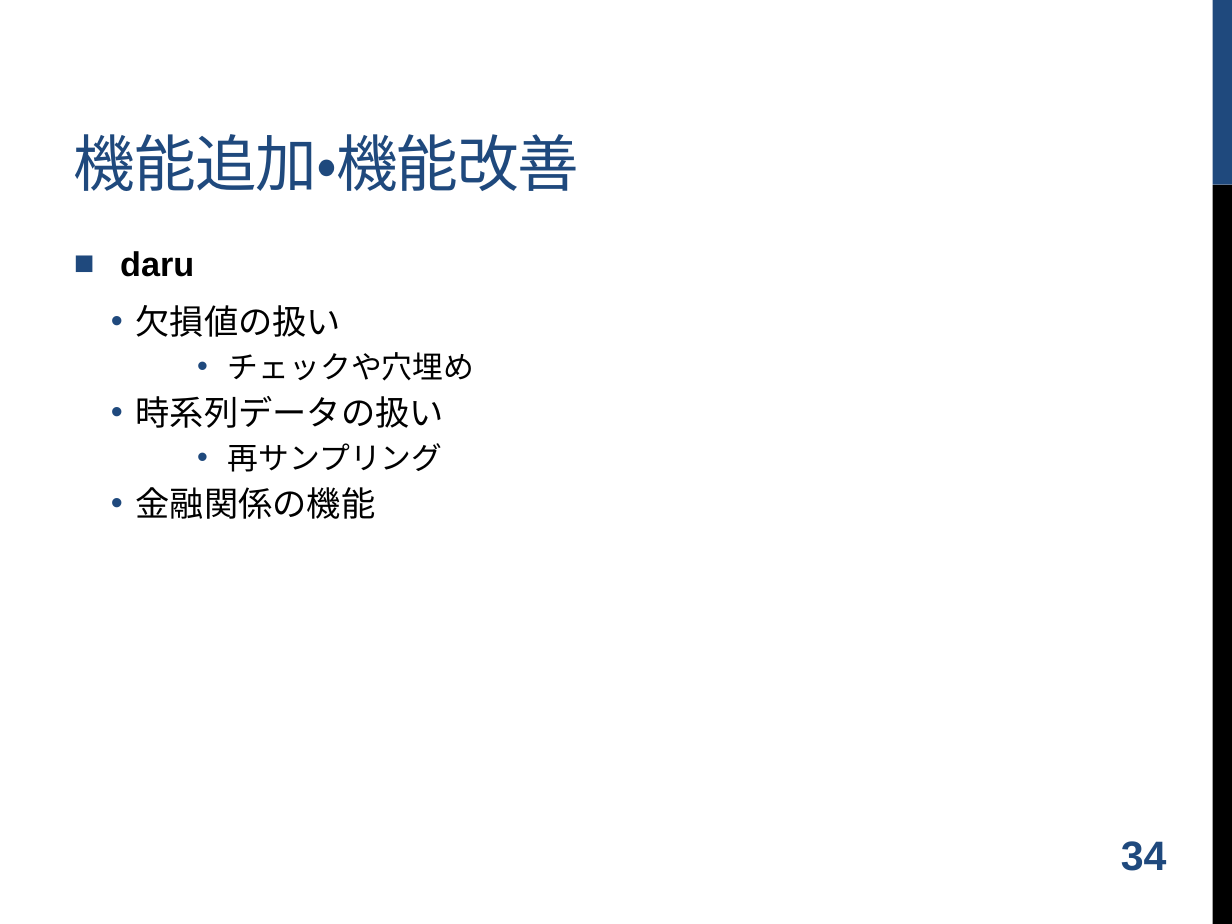
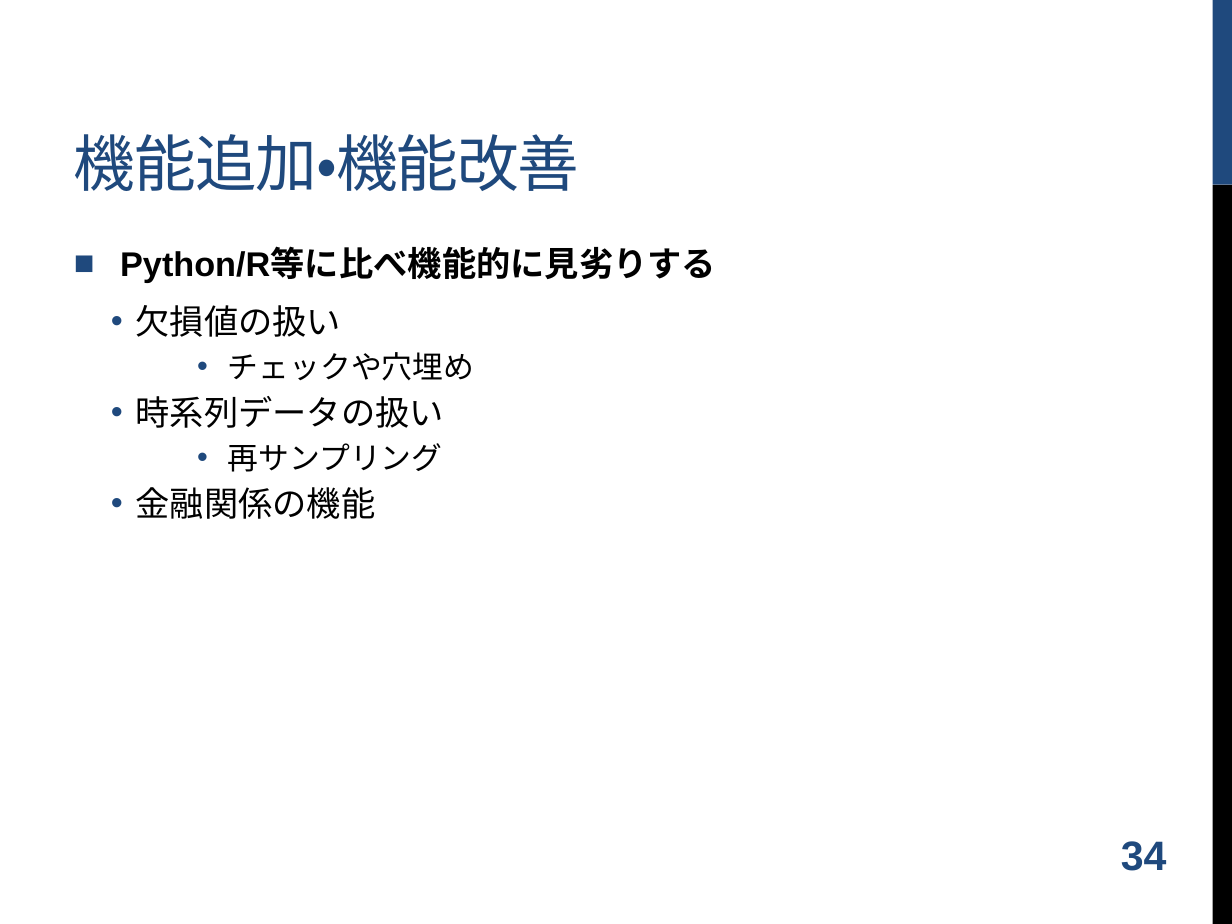
Before and after one commit to shugo/DCW2016, a slide deck: slide 35 of ruby_data_analysis.pptx. Drawn at 1232x924 pixels with LibreOffice and Linux fonts; fonts in the diff are those of the drawing; background and template pictures are left out. Boxes give left, top, right and bottom in pixels: in the first picture for what was removed or moved away, otherwise in the second. Text is boxed around its words. In the diff, an @@ line names an element or a change of style, - is before the commit and + after.

```diff
--- a/ruby_data_analysis.pptx
+++ b/ruby_data_analysis.pptx
@@ text at (120, 249, 716, 283): text changed @@
-■ daru
+■ Python/R等に比べ機能的に見劣りする
```
Also in this commit, not shown: 2 other slides changed, 1 slide removed, 3 other files.
